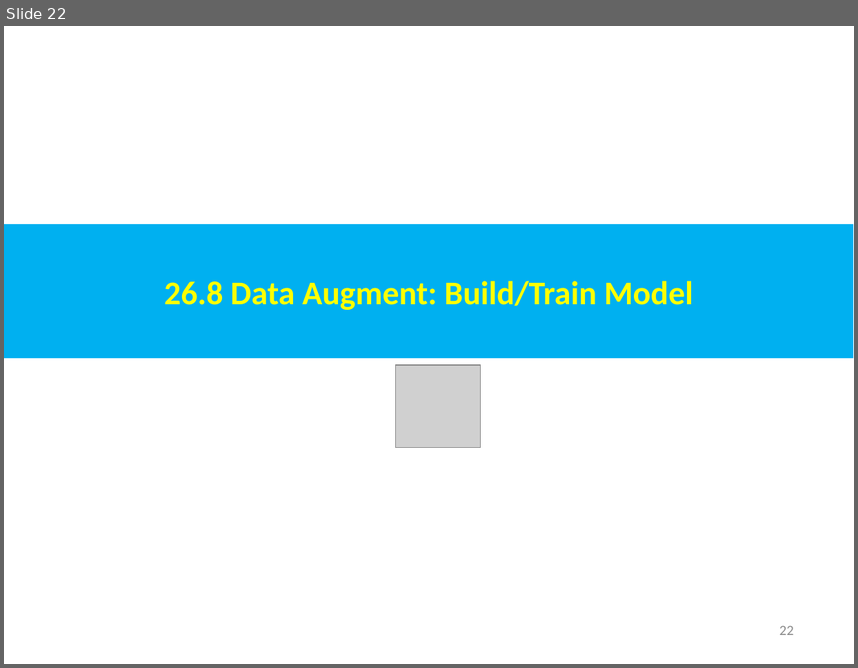
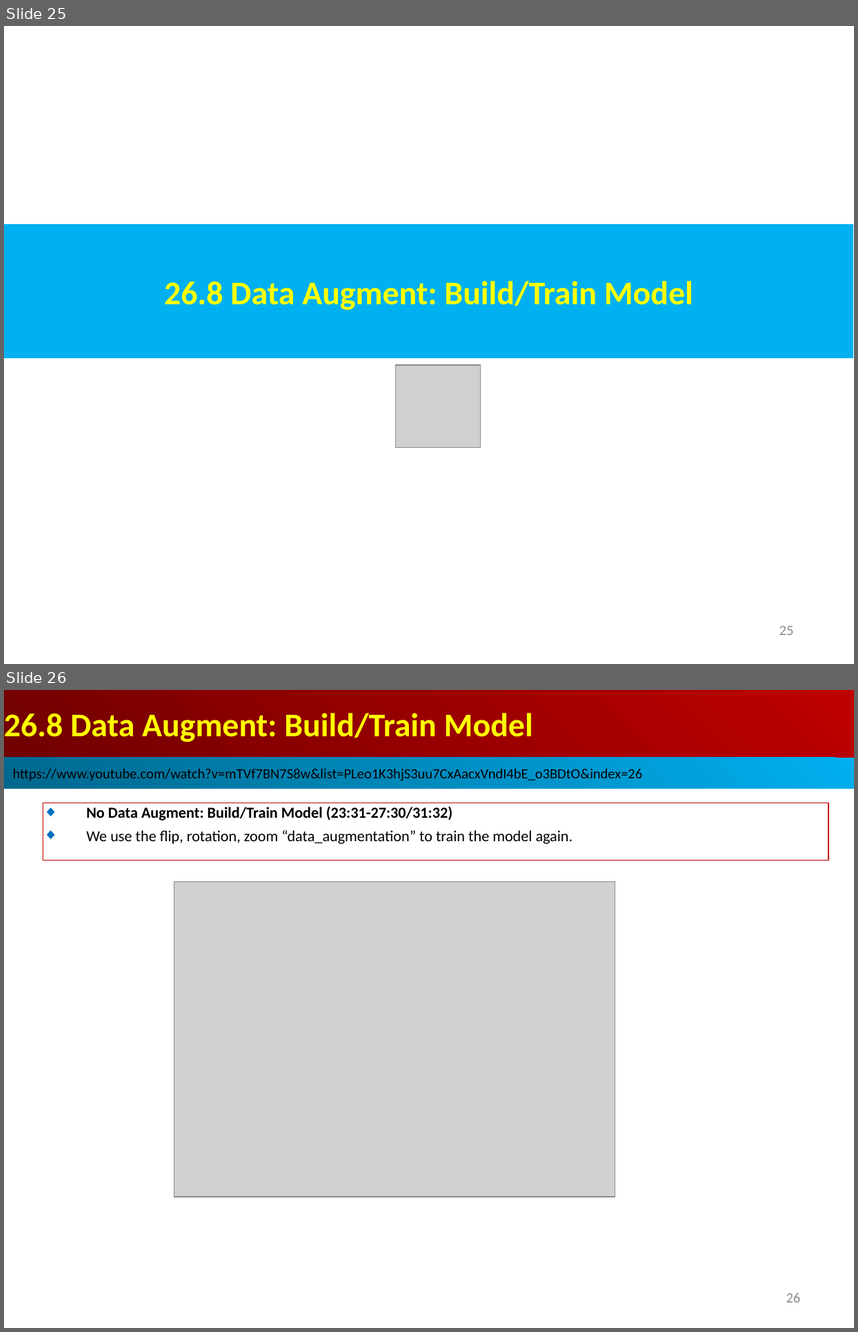
Before and after one commit to peterhchen/AIU_CS512_DL, a slide deck: 000_Lecture_Project/week13/01_Lecture/26_Data_Agument.ppt. Shown one above the other, each under a label of ours: slide 22 before the commit, slides 25 and 26 after it. The pictures are 858x668 and 858x1332 pixels, drawn with LibreOffice and Linux fonts; fonts in the diff are those of the drawing; grey boxes stand for pictures. Boxes give left, top, right and bottom in pixels: in the first picture for what was removed or moved away, otherwise in the second. Text is boxed around its words. In the diff, an @@ line names an element or a change of style, - is before the commit and + after.

```diff
--- a/000_Lecture_Project/week13/01_Lecture/26_Data_Agument.ppt
+++ b/000_Lecture_Project/week13/01_Lecture/26_Data_Agument.ppt
@@ slide 26 added at bbox=[4, 690, 854, 1328], background #FFFFFF @@
@@ rectangle added at bbox=[4, 690, 854, 758], fill gradient #BF0000 to #710000, 28 pt, text #FFFF00, bold @@
+26.8 Data Augment: Build/Train Model
@@ rectangle added at bbox=[4, 757, 854, 788], fill gradient #00AFEF to #00688E, 12 pt, text #000000 @@
+https://www.youtube.com/watch?v=mTVf7BN7S8w&list=PLeo1K3hjS3uu7CxAacxVndI4bE_o3BDtO&index=26
@@ rectangle added at bbox=[43, 803, 829, 860], outline #C00000 0.74 pt, 13 pt, text #000000 @@
+◆ No Data Augment: Build/Train Model (23:31-27:30/31:32)
+◆ We use the flip, rotation, zoom “data_augmentation” to train the model again.
@@ picture added at bbox=[174, 881, 615, 1196] @@
@@ page number added at bbox=[786, 1292, 801, 1302], 12 pt, text #8B8B8B @@
+26
@@ what was slide 22 is now slide 25 @@
@@ page number at bbox=[780, 626, 794, 635]: text changed @@
-22
+25
```
Also in this commit, not shown: 7 slides changed, 4 other slides added.
